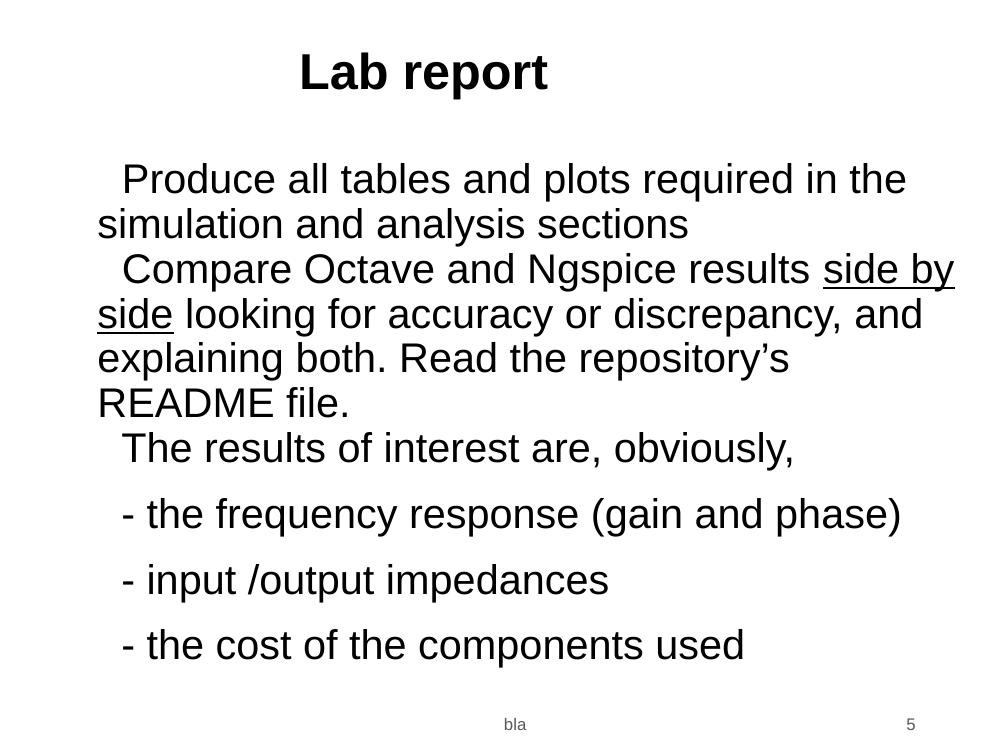
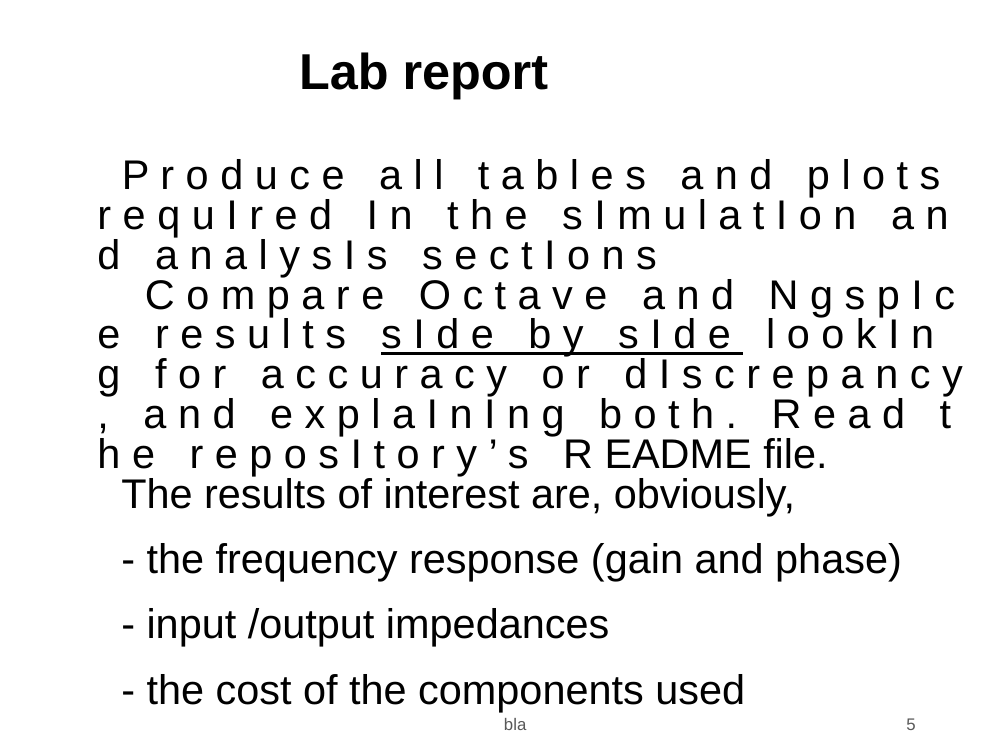
Before and after one commit to joseAf28/ist-tcfe, a slide deck: slide 5 of t5/t5.odp. Drawn at 1008x756 pixels with LibreOffice and Linux fonts; fonts in the diff are those of the drawing; background and template pictures are left out. Boxes give left, top, right and bottom in pixels: in the first picture for what was removed or moved away, otherwise in the second. Text is boxed around its words. In the diff, an @@ line names an element or a change of style, - is before the commit and + after.

```diff
--- a/t5/t5.odp
+++ b/t5/t5.odp
@@ text at [97,159,963,476]: text changed @@
-1) Produce all tables and plots required in the simulation and analysis sections
-2) Compare Octave and Ngspice results side by side looking for accuracy or discrepancy, and explaining both. Read the repository’s README file.
+1) P r o d u c e a l l t a b l e s a n d p l o t s r e q u I r e d I n t h e s I m u l a t I o n a n d a n a l y s I s s e c t I o n s
+2) C o m p a r e O c t a v e a n d N g s p I c e r e s u l t s s I d e b y s I d e l o o k I n g f o r a c c u r a c y o r d I s c r e p a n c y , a n d e x p l a I n I n g b o t h . R e a d t h e r e p o s I t o r y ’ s R EADME file.
@@ text at [121,475,795,516]: line spacing 0.9 to 0.8 @@
```
Also in this commit, not shown: 2 slides added, 2 slides removed, 1 other file.
